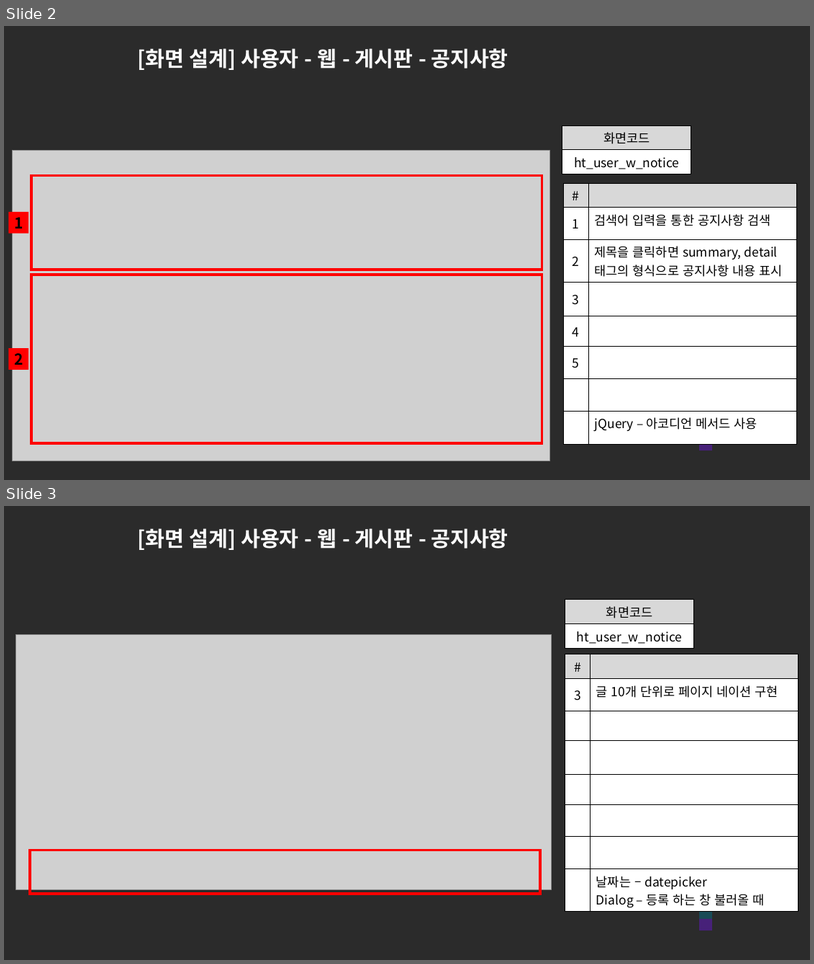
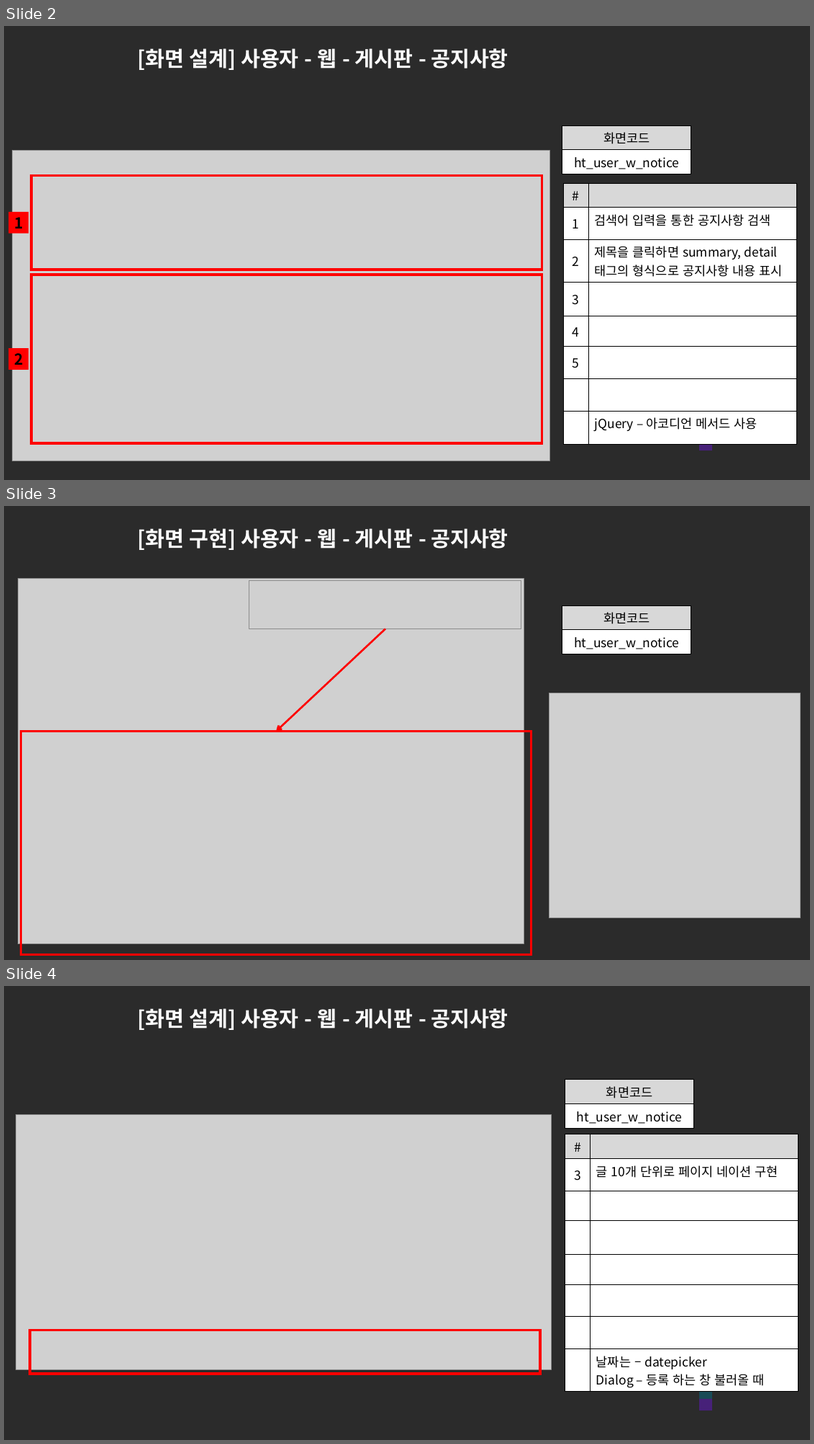
Before and after one commit to ezenteam2/e-Zone, a slide deck: 0 발표용 파워포인트/project05 - 파워포인트 종합 - 현태.pptx. Shown one above the other, each under a label of ours: slides 2 and 3 before the commit, slides 2, 3 and 4 after it. The pictures are 814x964 and 814x1444 pixels, drawn with LibreOffice and Linux fonts; fonts in the diff are those of the drawing; grey boxes stand for pictures; background and template pictures are left out; a plain dark background stands for a picture behind light text. Boxes give left, top, right and bottom in pixels: in the first picture for what was removed or moved away, otherwise in the second. Text is boxed around its words. In the diff, an @@ line names an element or a change of style, - is before the commit and + after.

```diff
--- a/0 발표용 파워포인트/project05 - 파워포인트 종합 - 현태.pptx
+++ b/0 발표용 파워포인트/project05 - 파워포인트 종합 - 현태.pptx
@@ slide 3 added at (4, 506, 810, 960), background picture (left out) @@
@@ title added at (137, 528, 508, 550), 25 pt, text #FFFFFF, bold @@
+[화면 구현] 사용자 - 웹 - 게시판 - 공지사항
@@ picture added at (18, 579, 525, 944) @@
@@ picture added at (250, 580, 522, 629) @@
@@ table added at (563, 605, 692, 652), 2 rows, 1 columns @@
+화면코드
+ht_user_w_notice
@@ arrow added from (386, 629) to (276, 731), #FF0000 2.25 pt @@
@@ picture added at (549, 693, 800, 917) @@
@@ rectangle added at (21, 731, 532, 955), outline #FF0000 3 pt @@
@@ what was slide 3 is now slide 4 @@
```
